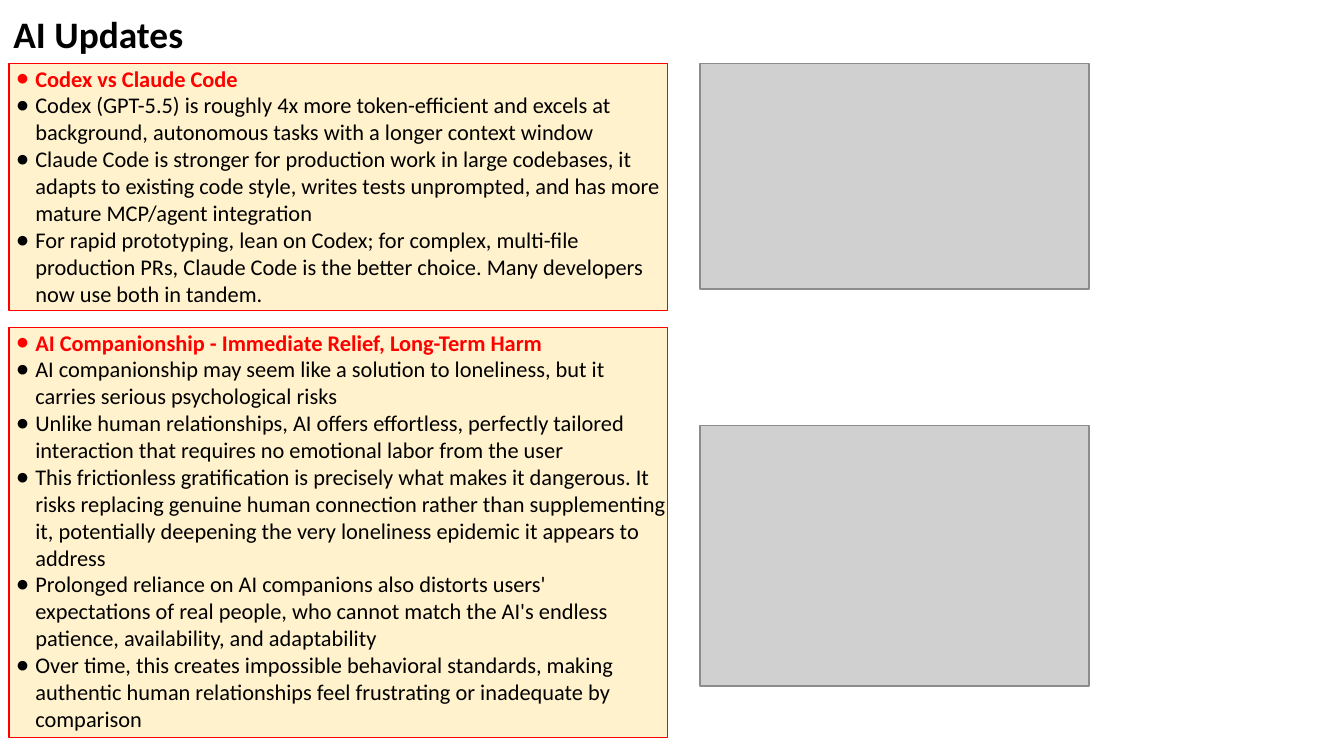
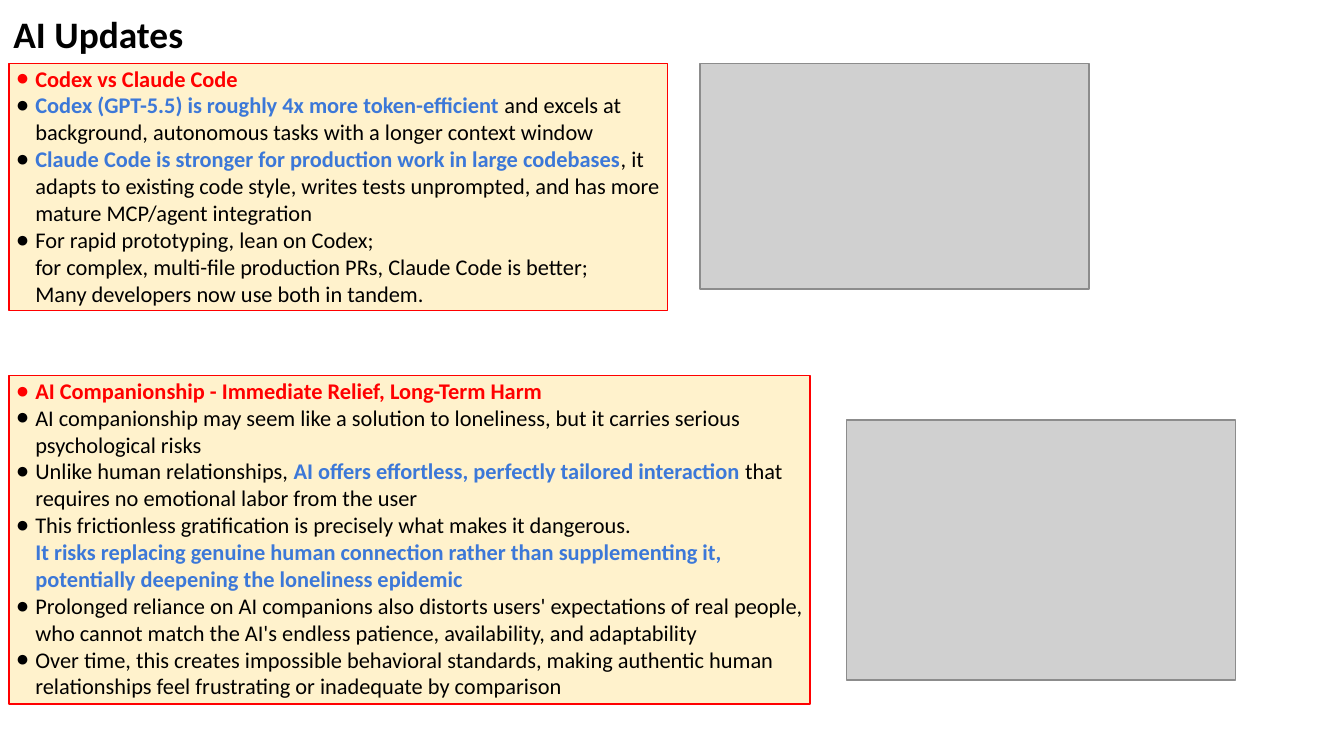
Before and after one commit to lselector/seminar, a slide deck: slide 5 of 2026/2026-05-22-AI-Updates.pptx. Drawn at 1344x756 pixels with LibreOffice and Linux fonts; fonts in the diff are those of the drawing; grey boxes stand for pictures. Boxes give left, top, right and bottom in pixels: in the first picture for what was removed or moved away, otherwise in the second. Text is boxed around its words. In the diff, an @@ line names an element or a change of style, - is before the commit and + after.

```diff
--- a/2026/2026-05-22-AI-Updates.pptx
+++ b/2026/2026-05-22-AI-Updates.pptx
@@ text in rectangle at <box>35,96,659,225</box>: text colour #000000 to #3C78D8, bold on in "Codex (GPT-5.5) is roughly 4x more token-efficient", "Claude Code is stronger for production work ..." @@
@@ text in rectangle at <box>35,232,588,306</box>: text changed @@
-● For rapid prototyping, lean on Codex; for complex, multi-file production PRs, Claude Code is the better choice. Many developers now use both in tandem.
+● For rapid prototyping, lean on Codex;
+  for complex, multi-file production PRs, Claude Code is better;
+  Many developers now use both in tandem.
@@ rectangle "AI Companionship - Immediate Relief, ...": place and size @@
-rectangle "AI Companionship - Immediate Relief, ..." at <box>9,328,668,738</box>
+rectangle "AI Companionship - Immediate Relief, ..." at <box>9,376,810,704</box>
@@ picture: place and size @@
-picture at <box>700,426,1089,687</box>
+picture at <box>847,419,1235,680</box>
@@ text in rectangle at <box>35,463,782,510</box>: text colour #000000 to #3C78D8, bold on in "AI offers effortless, perfectly tailored interaction" @@
@@ text in rectangle at <box>35,517,721,591</box>: text changed; text colour #000000 to #3C78D8; bold on @@
-● This frictionless gratification is precisely what makes it dangerous. It risks replacing genuine human connection rather than supplementing it, potentially deepening the very loneliness epidemic it appears to address
+● This frictionless gratification is precisely what makes it dangerous.
+  It risks replacing genuine human connection rather than supplementing it,
+  potentially deepening the loneliness epidemic
```
Also in this commit, not shown: 20 other slides changed, 2 slides added, 1 slide removed.
